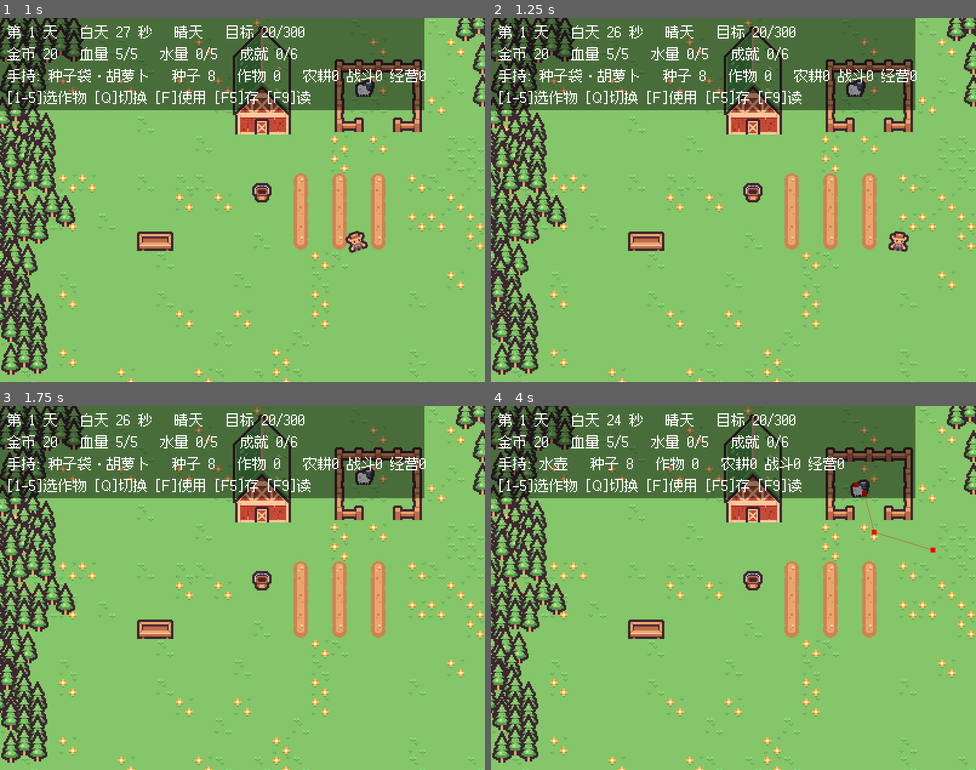
Above: before the commit, frames 1-4 (two rows, left to right).
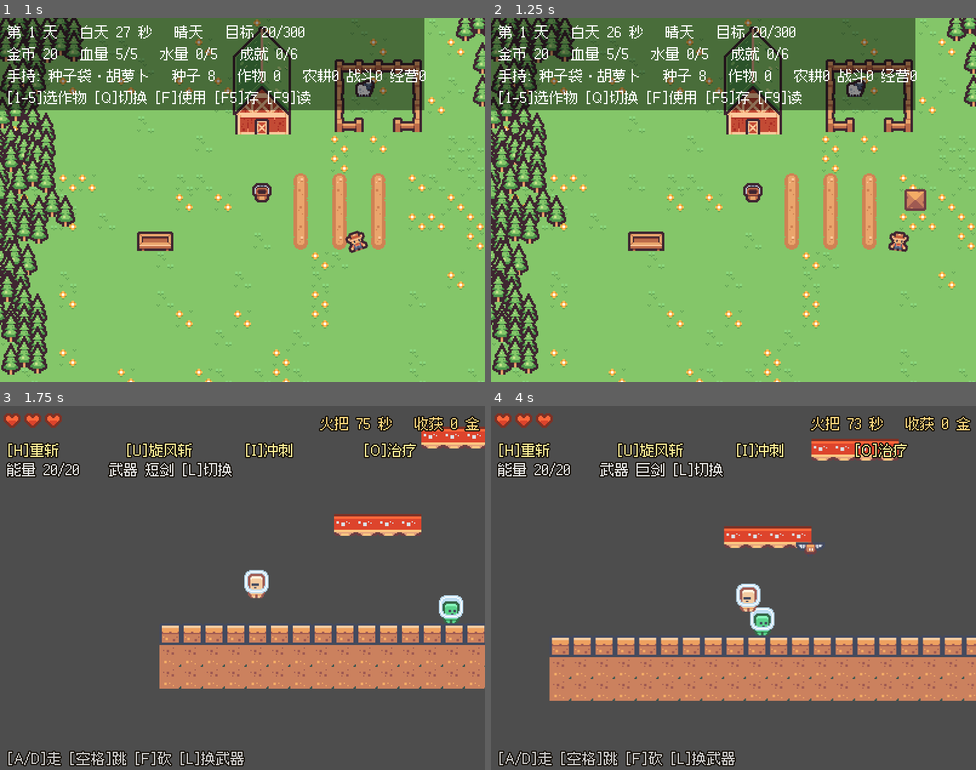
Above: after the commit, the same moments.

Repository: 01821/farm-fight-game
Game: Godot game, scene res://Scenes/base_level.tscn
Two runs of this game, one before a commit and one after it. Both use one fixed random seed, a clock stepped at 60 frames per second and the inputs below. Sound files missing from this copy of the repository are replaced by a short silence.
Inputs:
- Up to frame 1 (1 s): tap Enter at 0.5 s; hold D (right) from 0.53 s (still down); hold F (use_item) from 0.53 s (still down); tap L (switch_weapon) at 0.6 s; tap Space (jump) at 0.77 s
- Up to frame 2 (1.25 s): keep holding D (right); keep holding F (use_item); tap Space (jump) at 1.07 s
- Up to frame 3 (1.75 s): keep holding D (right); release F (use_item) at 1.28 s; tap F (use_item) at 1.35 s; tap Space (jump) at 1.52, 1.55 s
- Up to frame 4 (4 s): tap Space (jump) at 1.82, 2.1, 3.02, 3.32, 3.77, 3.8 s; release D (right) at 2.03 s; hold A (left) 2.03-2.78 s; tap L (switch_weapon) at 2.3 s; hold D (right) from 2.78 s (still down); tap Q (cycle_item) at 2.85 s; tap F (use_item) at 3.05 s; hold 1 (seed_1) from 3.53 s (still down)

Frame 1 is identical in both runs. In frame 2, 0.3% of the frame differs, in the area x 85-90%, y 47-53%; in frame 3, 100%; in frame 4, 100%, in the area x 0-100%, y 0-100%.

Commit message:
feat(mine): 阶段 E —— 矿洞口 + 火把限时 + 死亡惩罚 + 回农场结算
新增：
  Scripts/Global/MineRun.gd                矿洞「这一趟」的状态（自动加载单例）
  Scripts/buildings/mine_entrance.gd/.tscn 农场这边的矿洞口
  Scripts/Mine/mine_pickup.gd/.tscn        掉落金币
  Tests/test_mine_run.tscn/.gd             35 项断言

核心难题：切场景会丢掉农场的一切（地块、每株作物、金币都活在 base_level 里）。
解法是**复用已有的存档系统** —— 进洞前 save_game()，回来时靠它的启动自动读档
把农场原样恢复。不用把农场塞进 autoload，而且「死在洞里丢掉这趟收获」天然成立：
存档是在进洞之前拍的。

  - 矿洞口（农场 350,180）：走近按 F 下矿
  - 火把 75 秒，烧完自动回农场，收获保留
  - 在洞里倒下 -> 丢掉这趟收获
  - 怪死掉掉金币（1 + 最大生命），碰到自动捡，回农场才真的进钱包

两个坑，都记进 NOTES 了：

6) MineLevel._ready() 原本会自动 start_run()，方便直接在编辑器跑。
   结果 headless 测试里玩家一死就触发 MineRun.finish()，而它会 change_scene_to_file
   —— **测试场景当场被换掉**，后面所有断言失效，报的错还完全看不出跟矿洞有关。
   改成不自动开局；另外给 MineRun 加了 scene_switch_enabled，测试里关掉。

7) 矿洞口压在农田上 -> 玉米种不下去。
   洞口交互半径 26px，离最近的农田只有 17.9px，站在那格按 F 被洞口分支抢走，
   test_farm 的玉米种植全挂 —— 报的错跟矿洞毫无关系。
   挪到 (350,180)（离最近农田 38px），并加了一条永久断言守着这件事。

实测农田范围：x 248~312 / y 136~184（已写进 NOTES）。

全量回归连跑两遍：507 项断言，零失败。

Diff:
--- a/Scenes/Mine/mine_hud.tscn
+++ b/Scenes/Mine/mine_hud.tscn
@@ -92,6 +92,17 @@
 theme_override_constants/outline_size = 4
 theme_override_font_sizes/font_size = 12
 
+[node name="TorchLabel" type="Label" parent="."]
+offset_left = 200.0
+offset_top = 6.0
+offset_right = 396.0
+offset_bottom = 24.0
+theme_override_colors/font_color = Color(1, 0.86, 0.5, 1)
+theme_override_colors/font_outline_color = Color(0.1, 0.08, 0.05, 1)
+theme_override_constants/outline_size = 4
+theme_override_font_sizes/font_size = 12
+horizontal_alignment = 2
+
 [node name="HintLabel" type="Label" parent="."]
 offset_left = 6.0
 offset_top = 282.0
--- a/Scenes/Mine/mine_level.tscn
+++ b/Scenes/Mine/mine_level.tscn
@@ -1,10 +1,11 @@
-[gd_scene load_steps=7 format=3]
+[gd_scene load_steps=8 format=3]
 
 [ext_resource type="Script" path="res://Scripts/Mine/mine_level.gd" id="1_lvl"]
 [ext_resource type="PackedScene" path="res://Scenes/Mine/mine_player.tscn" id="2_player"]
 [ext_resource type="Texture2D" path="res://Assets/kenney_pixel-platformer/tilemap_packed.png" id="3_tiles"]
 [ext_resource type="PackedScene" path="res://Scenes/Mine/mine_enemy.tscn" id="4_enemy"]
 [ext_resource type="PackedScene" path="res://Scenes/Mine/mine_hud.tscn" id="5_hud"]
+[ext_resource type="PackedScene" path="res://Scenes/Mine/mine_pickup.tscn" id="6_pickup"]
 
 ; ⚠️ 两个必须对齐的东西，错一个都不会报错、只会手感不对：
 ;    1) TileSet.tile_size **必须**和 texture_region_size 一样是 18×18。
@@ -31,6 +32,7 @@
 
 [node name="MineLevel" type="Node2D"]
 script = ExtResource("1_lvl")
+pickup_scene = ExtResource("6_pickup")
 
 [node name="Terrain" type="TileMapLayer" parent="."]
 tile_set = SubResource("TileSet_mine")
--- /dev/null
+++ b/Scenes/Mine/mine_pickup.tscn
@@ -0,0 +1,20 @@
+[gd_scene load_steps=4 format=3]
+
+[ext_resource type="Script" path="res://Scripts/Mine/mine_pickup.gd" id="1_pick"]
+[ext_resource type="Texture2D" path="res://Assets/kenney_pixel-platformer/tilemap_packed.png" id="2_tiles"]
+
+[sub_resource type="CircleShape2D" id="CircleShape2D_pick"]
+radius = 10.0
+
+[node name="MinePickup" type="Area2D"]
+collision_layer = 0
+collision_mask = 2
+script = ExtResource("1_pick")
+
+[node name="Sprite2D" type="Sprite2D" parent="."]
+texture = ExtResource("2_tiles")
+region_enabled = true
+region_rect = Rect2(198, 126, 18, 18)
+
+[node name="CollisionShape2D" type="CollisionShape2D" parent="."]
+shape = SubResource("CircleShape2D_pick")
--- a/Scenes/base_level.tscn
+++ b/Scenes/base_level.tscn
@@ -19,6 +19,7 @@
 [ext_resource type="Script" path="res://Scripts/Global/SaveSystem.gd" id="15_save"]
 [ext_resource type="Script" path="res://Scripts/Global/Weather.gd" id="16_weather"]
 [ext_resource type="Script" path="res://Scripts/Global/Achievements.gd" id="17_ach"]
+[ext_resource type="PackedScene" path="res://Scenes/buildings/mine_entrance.tscn" id="18_mine"]
 
 [sub_resource type="TileSetAtlasSource" id="TileSetAtlasSource_4rblm"]
 texture = ExtResource("2_5s04l")
@@ -934,6 +935,12 @@
 [node name="WaterContainer" parent="level/Static" unique_id=107477045 instance=ExtResource("9_rqtgi")]
 position = Vector2(128, 184)
 
+; 矿洞口。位置是**算出来的**：农田范围是 x 248~312 / y 136~184，
+; 交互半径 26px，所以洞口必须离农田 > 30px，否则站在那格按 F 会被洞口分支抢走、种不了地。
+; (350,180) 离最近的一格农田约 38px。test_mine_run 里有一条断言专门守着这件事。
+[node name="MineEntrance" parent="level/Static" instance=ExtResource("18_mine")]
+position = Vector2(350, 180)
+
 [node name="Animals" type="Node2D" parent="level" unique_id=2113591457]
 
 [node name="base_animal" parent="level/Animals" unique_id=209559319 instance=ExtResource("8_0k83q")]
--- /dev/null
+++ b/Scenes/buildings/mine_entrance.tscn
@@ -0,0 +1,43 @@
+[gd_scene load_steps=4 format=3]
+
+[ext_resource type="Script" path="res://Scripts/buildings/mine_entrance.gd" id="1_ent"]
+[ext_resource type="Texture2D" path="res://Assets/kenney_pixel-platformer/tilemap_packed.png" id="2_tiles"]
+
+[sub_resource type="CircleShape2D" id="CircleShape2D_mine"]
+radius = 26.0
+
+; 矿洞口：用图集里的梯子当"下矿的入口"，两格高。
+; InteractionArea 只找玩家层（2），交互方式和水源 / 商店一致。
+[node name="MineEntrance" type="Node2D"]
+script = ExtResource("1_ent")
+
+[node name="Sprite2D" type="Sprite2D" parent="."]
+position = Vector2(0, -18)
+z_index = -1
+texture = ExtResource("2_tiles")
+region_enabled = true
+region_rect = Rect2(198, 36, 18, 18)
+
+[node name="Sprite2D2" type="Sprite2D" parent="."]
+position = Vector2(0, 0)
+z_index = -1
+texture = ExtResource("2_tiles")
+region_enabled = true
+region_rect = Rect2(198, 54, 18, 18)
+
+; 玩家走近时亮起来的提示（平时隐藏）
+[node name="ActiveSprite" type="Sprite2D" parent="."]
+visible = false
+position = Vector2(0, -30)
+z_index = 1
+texture = ExtResource("2_tiles")
+region_enabled = true
+region_rect = Rect2(126, 36, 18, 18)
+
+[node name="InteractionArea" type="Area2D" parent="."]
+collision_layer = 0
+collision_mask = 2
+
+[node name="CollisionShape2D" type="CollisionShape2D" parent="InteractionArea"]
+position = Vector2(0, -10)
+shape = SubResource("CircleShape2D_mine")
--- /dev/null
+++ b/Scripts/Global/MineRun.gd
@@ -0,0 +1,68 @@
+extends Node
+
+## 矿洞「这一趟」的状态（自动加载单例，全局名字 MineRun）。
+##
+## **进出矿洞是靠切换场景实现的**，而农场的状态（地块、每株作物、金币…）全都活在
+## base_level 场景里，一切场景就没了。解决办法是**复用已有的存档系统**：
+## 进洞前先用 SaveSystem 存一次，回来时它的「启动自动读档」会把农场原样恢复。
+##
+## 这样不用把农场塞进 autoload，也不会丢状态 —— 而且"死在洞里丢掉这趟收获"
+## 天然成立：存档是在**进洞之前**拍的。
+
+signal run_started
+signal run_finished(success: bool, gold: int, kills: int)
+
+const FARM_SCENE: String = "res://Scenes/base_level.tscn"
+const MINE_SCENE: String = "res://Scenes/Mine/mine_level.tscn"
+## 一趟的火把时间（秒）。烧完自动被送回农场，**收获保留**。
+const TORCH_TIME: float = 75.0
+
+var active: bool = false
+## 这一趟捡到的金币
+var gold: int = 0
+## 这一趟赶跑的怪
+var kills: int = 0
+var torch_left: float = 0.0
+## 测试用的开关：headless 测试里不能真的切场景（一切后面就没法继续跑断言了）。
+## 关掉之后 finish() 只改状态、不切场景。
+var scene_switch_enabled: bool = true
+
+var _pending: Dictionary = {}
+
+func start_run() -> void:
+	active = true
+	gold = 0
+	kills = 0
+	torch_left = TORCH_TIME
+	run_started.emit()
+	print("[矿洞] 进洞，火把 ", int(TORCH_TIME), " 秒")
+
+func add_gold(n: int) -> void:
+	if n <= 0:
+		return
+	gold += n
+	print("[矿洞] 捡到 ", n, " 金（这趟共 ", gold, "）")
+
+func add_kill() -> void:
+	kills += 1
+
+## success = true 保留这趟收获；false = 丢掉（在洞里倒下了）
+func finish(success: bool) -> void:
+	if not active:
+		return
+	active = false
+	_pending = {"success": success, "gold": gold, "kills": kills}
+	print("[矿洞] 出洞 - ", "带回" if success else "丢掉",
+		"这趟收获：", gold, " 金，赶跑 ", kills, " 只")
+	run_finished.emit(success, gold, kills)
+	if scene_switch_enabled:
+		get_tree().change_scene_to_file(FARM_SCENE)
+
+## 回到农场后由矿洞口读取一次，然后清空（保证只结算一次）
+func consume_result() -> Dictionary:
+	var r := _pending
+	_pending = {}
+	return r
+
+func has_result() -> bool:
+	return not _pending.is_empty()
--- a/Scripts/Global/SaveSystem.gd
+++ b/Scripts/Global/SaveSystem.gd
@@ -22,6 +22,7 @@
 var _booted: bool = false
 
 func _ready() -> void:
+	add_to_group("save_system")
 	add_to_group("save_system")
 
 func _process(_delta: float) -> void:
--- a/Scripts/Interaction/farm_controller.gd
+++ b/Scripts/Interaction/farm_controller.gd
@@ -13,6 +13,7 @@
 @onready var land: FarmLand = $"../Land"
 @onready var market: Market = $"../level/Static/Market"
 @onready var cycle: DayCycle = $"../DayCycle"
+@onready var mine_entrance: MineEntrance = get_node_or_null("../level/Static/MineEntrance") as MineEntrance
 
 var goal_reached: bool = false
 
@@ -60,6 +61,9 @@
 		print("[种子] 已经是 ", player.crop_name(), " 了")
 
 func use_held_item() -> bool:
+	# 矿洞口优先：站上去按 F 就下矿（和手持什么都无关）
+	if mine_entrance != null and mine_entrance.is_player_inside():
+		return mine_entrance.enter_mine()
 	# 站在商店里，交易优先
 	if market.is_player_inside():
 		match player.active_item:
--- a/Scripts/Mine/mine_hud.gd
+++ b/Scripts/Mine/mine_hud.gd
@@ -17,6 +17,7 @@
 
 @onready var hearts_root: Node2D = $Hearts
 @onready var status_label: Label = $StatusLabel
+@onready var torch_label: Label = $TorchLabel
 @onready var hint: Label = $HintLabel
 
 var _player: MinePlayer
@@ -99,6 +100,13 @@
 	status_label.text = "能量 %d/%d    武器 %s [L]切换%s" % [
 		int(_player.energy), MineCombatData.ENERGY_MAX, _player.weapon_name(), cost_txt
 	]
+	# 火把 + 这趟的收获
+	var torch: float = MineRun.torch_left
+	torch_label.text = "火把 %d 秒   收获 %d 金" % [ceili(torch), MineRun.gold]
+	if torch <= 10.0:
+		torch_label.add_theme_color_override("font_color", Color(1, 0.4, 0.3))
+	else:
+		torch_label.add_theme_color_override("font_color", Color(1, 0.86, 0.5))
 
 func set_hint(text: String) -> void:
 	hint.text = text
--- a/Scripts/Mine/mine_level.gd
+++ b/Scripts/Mine/mine_level.gd
@@ -40,11 +40,67 @@
 	"################################################",
 ])
 
+## 掉落物场景，在场景文件里预先接好
+@export var pickup_scene: PackedScene
+
 @onready var terrain: TileMapLayer = $Terrain
 @onready var player: MinePlayer = $MinePlayer
 
 func _ready() -> void:
 	build()
+	_hook_player()
+	# ⚠️ 这里**不要**自动 MineRun.start_run()。
+	#    踩过的坑：自动开局之后，测试里玩家一死就会触发 MineRun.finish()，
+	#    而 finish() 会真的 change_scene_to_file —— 测试场景当场被换掉，
+	#    后面所有断言全部失效，报的错还完全看不出跟矿洞有关。
+	#    现在只有真的从矿洞口进来（MineRun.active 已经是 true）才有火把倒计时。
+	if MineRun.active:
+		print("[矿洞] 火把 ", int(MineRun.torch_left), " 秒，烧完自动回农场")
+
+func _hook_player() -> void:
+	if player == null:
+		return
+	if not player.died.is_connected(_on_player_died):
+		player.died.connect(_on_player_died)
+
+## 每只怪死掉都掉一份金币，并计入这趟的战绩
+func _hook_enemies() -> void:
+	for n in get_tree().get_nodes_in_group("mine_enemy"):
+		var e := n as MineEnemy
+		if e != null and not e.died.is_connected(_on_enemy_died):
+			e.died.connect(_on_enemy_died)
+
+func _on_enemy_died(enemy: MineEnemy) -> void:
+	MineRun.add_kill()
+	if pickup_scene == null or not is_instance_valid(enemy):
+		return
+	var drop := pickup_scene.instantiate() as MinePickup
+	if drop == null:
+		return
+	add_child(drop)
+	drop.global_position = enemy.global_position + Vector2(0, -12)
+	drop.amount = 1 + enemy.max_hp
+	print("[矿洞] ", enemy.display_name(), " 掉了 ", drop.amount, " 金")
+
+## 这一趟结束：在洞里倒下就是失败，丢掉这趟收获
+func _on_player_died() -> void:
+	MineRun.finish(false)
+
+func _process(delta: float) -> void:
+	_hook_player()
+	_hook_enemies()
+	if not MineRun.active:
+		return
+	MineRun.torch_left = maxf(0.0, MineRun.torch_left - delta)
+	if MineRun.torch_left <= 0.0:
+		print("[矿洞] 火把烧完了，被送回农场")
+		MineRun.finish(true)
+
+## 火把剩余比例（HUD 用）
+func torch_ratio() -> float:
+	if MineRun.TORCH_TIME <= 0.0:
+		return 0.0
+	return clampf(MineRun.torch_left / MineRun.TORCH_TIME, 0.0, 1.0)
 
 ## 把 map 铺成瓦片。返回出生点的格子坐标。
 func build() -> Vector2i:
--- /dev/null
+++ b/Scripts/Mine/mine_pickup.gd
@@ -0,0 +1,51 @@
+class_name MinePickup extends Area2D
+
+## 矿洞里的掉落物（金币）。玩家碰到就自动捡走，钱记在 `MineRun.gold` 上。
+##
+## 是**预建场景**，怪死掉时 instantiate 一个（不 new 节点）。
+## 捡到的钱**不会立刻进农场玩家的钱包** —— 要活着回到农场才结算，
+## 在洞里倒下就全丢了。这是"下矿有风险"的核心。
+
+const COIN_CELL := Vector2i(11, 7)   # 地形图集里的金币
+const CELL: int = 18
+
+@export var amount: int = 3
+## 被弹出来的初速度，让金币有个"蹦一下"的效果
+@export var pop_velocity: Vector2 = Vector2(0, -90)
+
+var _velocity: Vector2 = Vector2.ZERO
+var _life: float = 0.0
+var _taken: bool = false
+
+@onready var sprite: Sprite2D = $Sprite2D
+
+func _ready() -> void:
+	add_to_group("mine_pickup")
+	body_entered.connect(_on_body_entered)
+	sprite.region_rect = Rect2(COIN_CELL.x * CELL, COIN_CELL.y * CELL, CELL, CELL)
+	_velocity = pop_velocity
+
+func _physics_process(delta: float) -> void:
+	_life += delta
+	# 蹦一下然后落地停住
+	if absf(_velocity.y) > 1.0 or absf(_velocity.x) > 1.0:
+		_velocity.y += 620.0 * delta
+		_velocity.x = move_toward(_velocity.x, 0.0, 200.0 * delta)
+		position += _velocity * delta
+		if position.y > 0.0:
+			position.y = 0.0
+			_velocity = Vector2.ZERO
+	# 15 秒没人捡就自己消失，免得场景里越积越多
+	if _life > 15.0:
+		queue_free()
+
+func _on_body_entered(body: Node2D) -> void:
+	if _taken or not (body is MinePlayer):
+		return
+	_taken = true
+	MineRun.add_gold(amount)
+	Sfx.play("coin")
+	queue_free()
+
+func take_value() -> int:
+	return amount
--- /dev/null
+++ b/Scripts/buildings/mine_entrance.gd
@@ -0,0 +1,66 @@
+class_name MineEntrance extends Node2D
+
+## 农场这边的矿洞口：走进去按 F 就下矿。
+##
+## 交互方式照抄现有的水源 / 商店：预建的 InteractionArea + body_entered/exited。
+## 进洞前**先存一次档**（切场景会丢掉 base_level 的一切），
+## 从洞里回来时再结算这趟的收获。
+
+@export var mine_scene: String = "res://Scenes/Mine/mine_level.tscn"
+
+var _player_inside: bool = false
+var _save: SaveSystem
+
+@onready var area: Area2D = $InteractionArea
+@onready var active_sprite: Sprite2D = $ActiveSprite
+
+func _ready() -> void:
+	area.body_entered.connect(_on_body_entered)
+	area.body_exited.connect(_on_body_exited)
+	_save = get_tree().get_first_node_in_group("save_system") as SaveSystem
+	_settle_previous_run()
+
+## 从矿洞回到农场的这一帧：把这趟的收获结算给玩家。
+## 存档是在**进洞之前**拍的，所以失败时什么都不用做 —— 收获自然就没了。
+func _settle_previous_run() -> void:
+	if not MineRun.has_result():
+		return
+	var r := MineRun.consume_result()
+	var player := get_tree().get_first_node_in_group("player") as Player
+	var success: bool = bool(r.get("success", false))
+	var gold: int = int(r.get("gold", 0))
+	var kills: int = int(r.get("kills", 0))
+	if success and gold > 0 and player != null:
+		player.earn(gold)
+		Sfx.play("coin")
+	print("[矿洞] 结算：", "带回 " if success else "丢掉 ", gold,
+		" 金（赶跑 ", kills, " 只），现在有 ", player.money if player != null else 0)
+
+func is_player_inside() -> bool:
+	return _player_inside
+
+func _on_body_entered(body: Node2D) -> void:
+	if body is Player:
+		_player_inside = true
+		if active_sprite != null:
+			active_sprite.visible = true
+		print("[矿洞] 按 F 下矿（火把 ", int(MineRun.TORCH_TIME), " 秒）")
+
+func _on_body_exited(body: Node2D) -> void:
+	if body is Player:
+		_player_inside = false
+		if active_sprite != null:
+			active_sprite.visible = false
+
+## 由 FarmController 在按 F 时调用
+func enter_mine() -> bool:
+	if not _player_inside or MineRun.active:
+		return false
+	if _save == null:
+		_save = get_tree().get_first_node_in_group("save_system") as SaveSystem
+	if _save != null:
+		_save.save_game()
+		print("[矿洞] 进洞前已存档（切场景靠它恢复农场）")
+	MineRun.start_run()
+	get_tree().change_scene_to_file(mine_scene)
+	return true
--- /dev/null
+++ b/Tests/test_mine_run.gd
@@ -0,0 +1,187 @@
+extends Node2D
+
+## 端到端自测：矿洞与农场的连通（阶段 E）。
+## 用法: godot --headless --path . --fixed-fps 60 res://Tests/test_mine_run.tscn
+##
+## ⚠️ 测试里必须关掉 MineRun.scene_switch_enabled ——
+##    否则 finish() 会真的切场景，一切后面就没法继续跑断言了。
+
+var _fail: int = 0
+var _level: MineLevel
+var _player: MinePlayer
+var _enemy: MineEnemy
+
+func _check(label: String, ok: bool) -> void:
+	if ok:
+		print("PASS  ", label)
+	else:
+		_fail += 1
+		print("FAIL  ", label)
+
+func _step(frames: int) -> void:
+	for i in range(frames):
+		await get_tree().physics_frame
+
+func _release_all() -> void:
+	for a in ["left", "right", "jump", "use_item", "switch_weapon"]:
+		if Input.is_action_pressed(a):
+			Input.action_release(a)
+
+func _ready() -> void:
+	MineRun.scene_switch_enabled = false
+	MineRun.active = false
+	MineRun.gold = 0
+	MineRun.kills = 0
+
+	print("--- 这一趟的状态 ---")
+	_check("初始不在洞里", not MineRun.active)
+	MineRun.start_run()
+	_check("进洞后 active", MineRun.active)
+	_check("火把充满", is_equal_approx(MineRun.torch_left, MineRun.TORCH_TIME))
+	_check("收获清零", MineRun.gold == 0 and MineRun.kills == 0)
+
+	MineRun.add_gold(5)
+	MineRun.add_gold(3)
+	MineRun.add_kill()
+	print("  INFO 捡了 5+3 金、1 只怪 → gold=", MineRun.gold, " kills=", MineRun.kills)
+	_check("金币累加", MineRun.gold == 8)
+	_check("击杀累加", MineRun.kills == 1)
+	MineRun.add_gold(-5)
+	_check("负数被忽略", MineRun.gold == 8)
+
+	print("--- 出洞结算 ---")
+	var success_signal := false
+	var killed_signal := false
+	# 信号用方法接，不用 lambda（lambda 按值捕获局部变量，改了外面看不到）
+	MineRun.run_finished.connect(_on_run_finished)
+	MineRun.finish(true)
+	_check("出洞后 active 关掉", not MineRun.active)
+	_check("发了 run_finished 信号", _finished_count == 1)
+	_check("结果已暂存", MineRun.has_result())
+	var r := MineRun.consume_result()
+	print("  INFO 结算：success=", r.get("success"), " gold=", r.get("gold"), " kills=", r.get("kills"))
+	_check("结算内容正确", bool(r.get("success")) and int(r.get("gold")) == 8 and int(r.get("kills")) == 1)
+	_check("结算只能取一次", not MineRun.has_result())
+	_check("再取是空的", MineRun.consume_result().is_empty())
+	_check("重复 finish 不会重复结算", _call_finish_again() == false)
+
+	print("--- 矿洞场景 ---")
+	MineRun.start_run()
+	_level = (load("res://Scenes/Mine/mine_level.tscn") as PackedScene).instantiate()
+	add_child(_level)
+	await _step(2)
+	_level.build()
+	await _step(4)
+	_player = _level.get_node("MinePlayer")
+	_enemy = _level.get_node("EnemyA")
+
+	var torch0: float = MineRun.torch_left
+	await _step(30)
+	print("  INFO 火把 ", snappedf(torch0, 0.1), " → ", snappedf(MineRun.torch_left, 0.1))
+	_check("火把会随时间减少", MineRun.torch_left < torch0)
+	_check("火把比例在 0~1 之间", _level.torch_ratio() > 0.0 and _level.torch_ratio() <= 1.0)
+
+	var hud := _level.get_node("MineHud") as MineHud
+	var torch_label := _level.get_node("MineHud/TorchLabel") as Label
+	print("  INFO ", torch_label.text)
+	_check("HUD 显示火把剩余秒数", "火把" in torch_label.text and "秒" in torch_label.text)
+	_check("HUD 显示这趟收获", "收获" in torch_label.text)
+	_check("HUD 有 4 格技能栏", hud.skill_labels().size() == 4)
+
+	print("--- 打怪掉钱 ---")
+	var before_gold: int = MineRun.gold
+	var before_kills: int = MineRun.kills
+	_enemy.take_damage(99, _player.global_position)
+	await _step(3)
+	print("  INFO 打死一只后：金币 ", before_gold, " → ", MineRun.gold, "，击杀 ", before_kills, " → ", MineRun.kills)
+	_check("击杀计数 +1", MineRun.kills == before_kills + 1)
+	var coins := get_tree().get_nodes_in_group("mine_pickup")
+	_check("地上掉了一份金币", coins.size() == 1)
+	if coins.size() == 1:
+		var coin := coins[0] as MinePickup
+		# ⚠️ 先记下金额 —— 捡走后这个对象就被释放了，之后不能再读
+		var coin_value: int = coin.amount
+		print("  INFO 这份金币值 ", coin_value)
+		_check("掉的钱和怪的强度挂钩", coin_value > 0)
+		_player.global_position = coin.global_position
+		await _step(6)
+		print("  INFO 捡完金币 = ", MineRun.gold)
+		_check("碰到就自动捡走", MineRun.gold == before_gold + coin_value)
+		_check("捡完金币从场上消失", get_tree().get_nodes_in_group("mine_pickup").is_empty())
+
+	print("--- 火把烧完 = 自动回农场（收获保留） ---")
+	MineRun.start_run()
+	MineRun.add_gold(20)
+	MineRun.torch_left = 0.05
+	await _step(10)
+	_check("火把烧完会自动结算", not MineRun.active)
+	var r2 := MineRun.consume_result()
+	print("  INFO 结算：success=", r2.get("success"), " gold=", r2.get("gold"))
+	_check("烧完是成功（收获保留）", bool(r2.get("success")))
+	_check("收获原样带回", int(r2.get("gold")) == 20)
+
+	print("--- 在洞里倒下 = 丢掉这趟收获 ---")
+	MineRun.start_run()
+	MineRun.add_gold(50)
+	_player.hp = 1
+	_player.take_damage(5, Vector2(0, 0))
+	await _step(3)
+	_check("倒下会结束这趟", not MineRun.active)
+	var r3 := MineRun.consume_result()
+	print("  INFO 结算：success=", r3.get("success"), " gold=", r3.get("gold"))
+	_check("倒下是失败", not bool(r3.get("success")))
+	_check("失败时不带回金币（结算里 gold 仅供参考）", int(r3.get("gold")) == 50)
+
+	print("--- 农场那边的矿洞口 ---")
+	var farm := (load("res://Scenes/base_level.tscn") as PackedScene).instantiate()
+	add_child(farm)
+	var save := farm.get_node("SaveSystem") as SaveSystem
+	save.auto_load = false
+	save.auto_save_on_dawn = false
+	await _step(2)
+	var ent := farm.get_node_or_null("level/Static/MineEntrance") as MineEntrance
+	_check("农场里摆了矿洞口", ent != null)
+	if ent != null:
+		var p := farm.get_node("level/Player") as Player
+		var land := farm.get_node("Land") as FarmLand
+		print("  INFO 玩家出生点 ", p.global_position, "，洞口 ", ent.global_position)
+		_check("玩家出生时不在洞口范围内", not ent.is_player_inside())
+		_check("不在洞口时按 F 不会进洞", ent.enter_mine() == false)
+		_check("也不会误启动一趟", not MineRun.active)
+
+		# ⚠️ 洞口**不能压在农田上** —— 否则站那格按 F 会被洞口分支抢走，种不了地。
+		#    （踩过一次：test_farm 的玉米种不下去，报的错跟矿洞毫无关系。）
+		var radius: float = 30.0
+		var clash: int = 0
+		var nearest: float = INF
+		var lo := Vector2(INF, INF)
+		var hi := Vector2(-INF, -INF)
+		for c in land.get_used_cells():
+			if not land.is_farmland(c):
+				continue
+			var w: Vector2 = land.to_global(land.map_to_local(c))
+			lo = Vector2(minf(lo.x, w.x), minf(lo.y, w.y))
+			hi = Vector2(maxf(hi.x, w.x), maxf(hi.y, w.y))
+			var d: float = w.distance_to(ent.global_position)
+			nearest = minf(nearest, d)
+			if d < radius:
+				clash += 1
+		print("  INFO 农田范围 x ", lo.x, "~", hi.x, "  y ", lo.y, "~", hi.y)
+		print("  INFO 离洞口最近的农田 ", snappedf(nearest, 0.1), " px（要求 > ", radius, "）")
+		_check("洞口没有压在任何农田上", clash == 0)
+
+	MineRun.active = false
+	MineRun.scene_switch_enabled = true
+	_release_all()
+	print("RESULT fail=", _fail)
+	get_tree().quit()
+
+var _finished_count: int = 0
+
+func _on_run_finished(_success: bool, _gold: int, _kills: int) -> void:
+	_finished_count += 1
+
+func _call_finish_again() -> bool:
+	var was_active: bool = MineRun.active
+	MineRun.finish(true)
+	return MineRun.active != was_active
--- /dev/null
+++ b/Tests/test_mine_run.tscn
@@ -0,0 +1,6 @@
+[gd_scene format=3]
+
+[ext_resource type="Script" path="res://Tests/test_mine_run.gd" id="1_test"]
+
+[node name="TestMineRun" type="Node2D"]
+script = ExtResource("1_test")
--- a/project.godot
+++ b/project.godot
@@ -20,6 +20,7 @@
 Level="*uid://cp5eslpyr05f4"
 Sfx="*res://Scenes/global/sfx.tscn"
 Progression="*res://Scripts/Global/Progression.gd"
+MineRun="*res://Scripts/Global/MineRun.gd"
 
 [display]
 
Not shown, added: Scripts/Global/MineRun.gd.uid
Not shown, added: Scripts/Mine/mine_pickup.gd.uid
Not shown, added: Scripts/buildings/mine_entrance.gd.uid
Not shown, added: Tests/test_mine_run.gd.uid
Not shown, changed: PROJECT_NOTES.md
